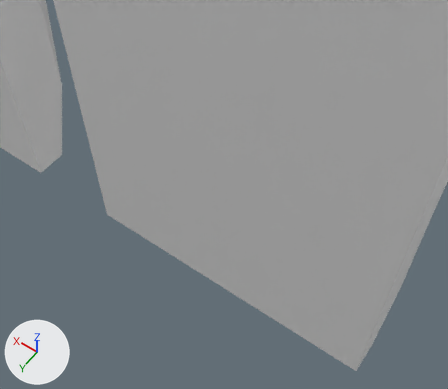
Before and after pictures for a commit that changed the Blender file art-source/lobby/v5/LobbyV5.blend.
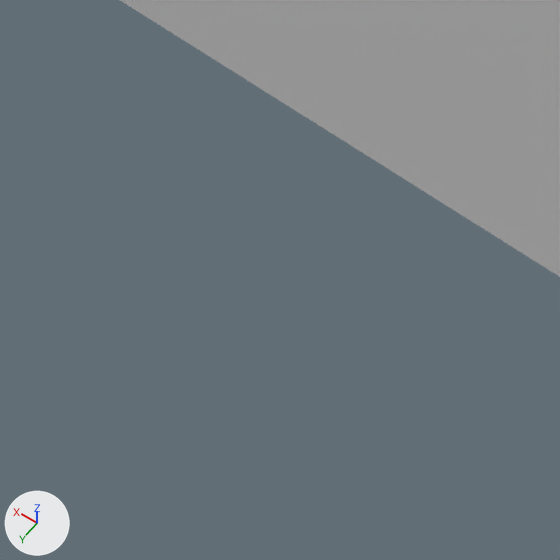
Each version appears first from a 50 mm lens placed at (-14.46, 19.8, 43.06), pointed at (2.82, -4.4, 5.04), and next in a close-up on the part from 34% to 56% of the width and 66% to 91% of the height. Lighting does not change. The marker at lower left points along +X, +Y and +Z. The first two pictures are the older version.

Script lines for the objects in view, before the commit:
```python
me_v5_rockwall_a_003 = bpy.data.meshes.new('V5_RockWall_A.003')
me_v5_rockwall_a_003.from_pydata(...)  # 56 vertices, 55 faces; spans x -12.0..12.0, y -12.0..0.0, z 0.0..48.0
me_v5_rockwall_a_003.materials.append(mat_mat_rock)  # white #e7e7e7
ob_v5_rockwall_a = bpy.data.objects.new('V5_RockWall_A', me_v5_rockwall_a_003)
ob_v5_rockwall_a.location = (0.0, 0.0, 0.0)
```
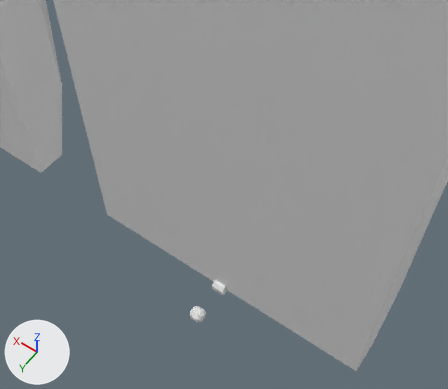
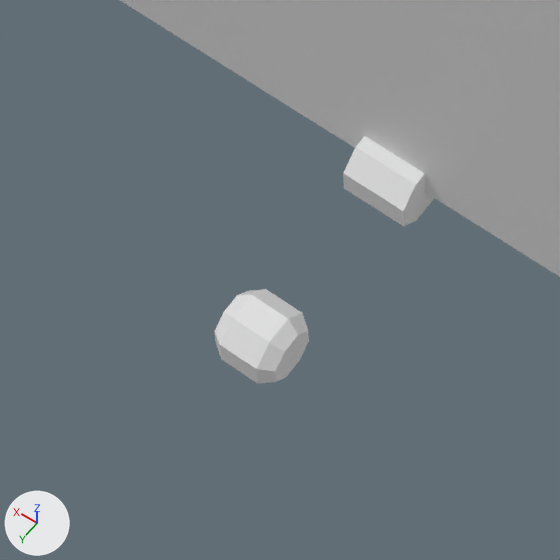
Boxes [x1, y1, x2, y2] around the edits, measured in the close-ups (560 x 560 px):
'V5_Flange8', added
    after: [215, 289, 309, 384]
'V5_Pipe8', added
    after: [343, 136, 434, 226]

Patch to the scene script:
```diff
--- a/art-source/lobby/v5/LobbyV5.blend.py
+++ b/art-source/lobby/v5/LobbyV5.blend.py
@@ me_v5_flange8 @@
+me_v5_flange8.from_pydata(...)  # 32 vertices, 26 faces; spans x -0.5..0.5, y -0.5..0.5, z -0.5..0.5
@@ me_v5_pipe8 @@
+me_v5_pipe8.from_pydata(...)  # an 8-sided cylinder along x spanning x -0.5..0.5, y -0.5..0.5, z -0.5..0.5
@@ ob_v5_flange8 @@
+ob_v5_flange8 = bpy.data.objects.new('V5_Flange8', me_v5_flange8)
+ob_v5_flange8.location = (0.0, 3.0, 0.0)
@@ ob_v5_pipe8 @@
+ob_v5_pipe8 = bpy.data.objects.new('V5_Pipe8', me_v5_pipe8)
+ob_v5_pipe8.location = (0.0, 0.0, 0.0)
```
